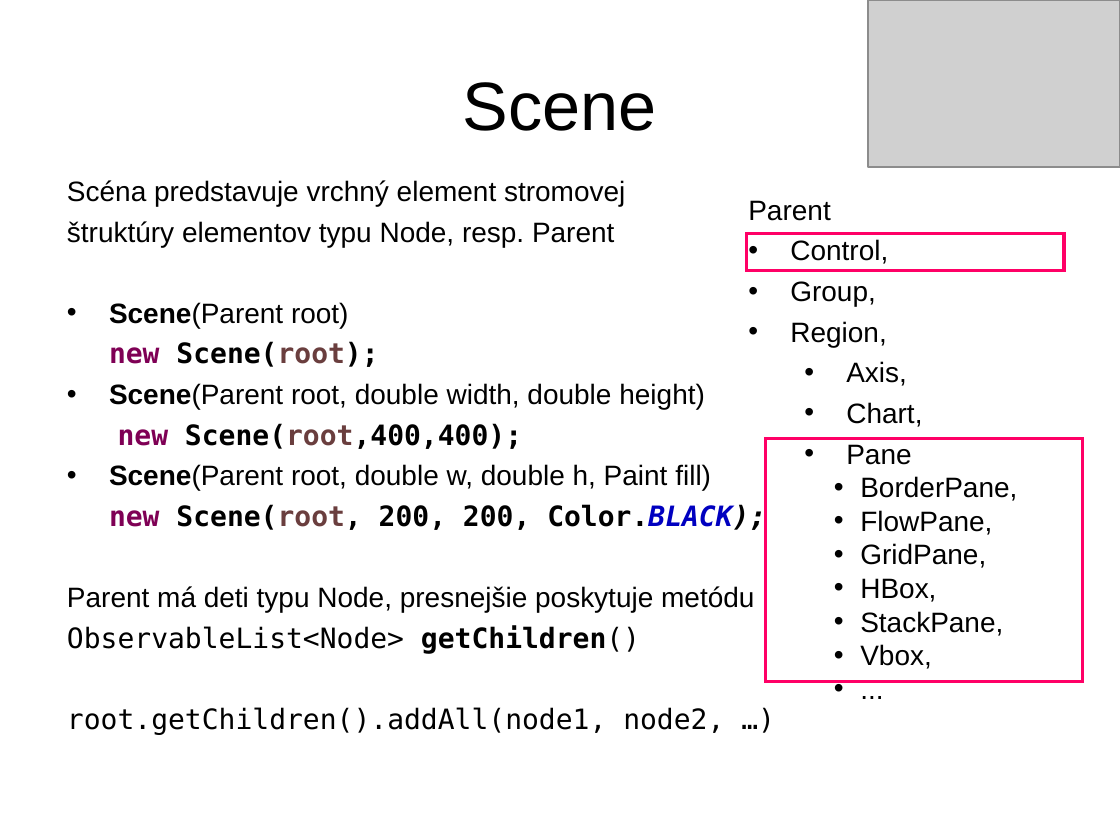
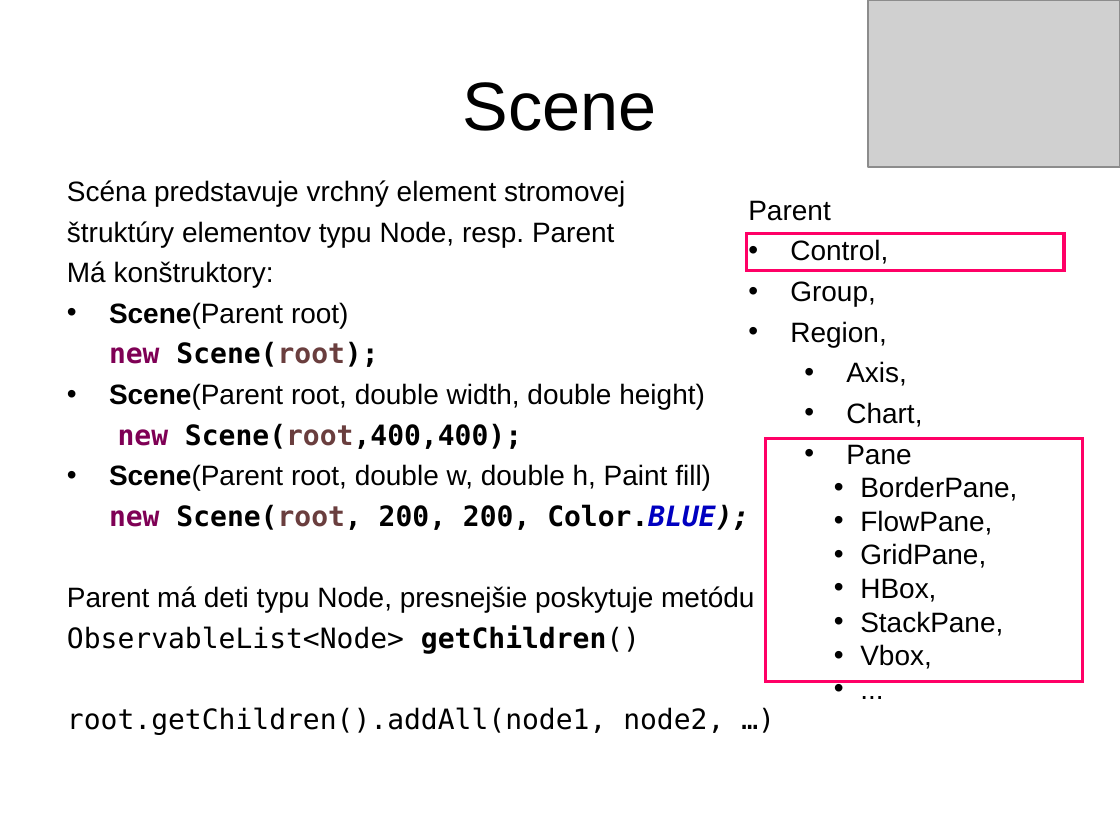
Before and after one commit to Programovanie4/Prednasky, a slide deck: slide 7 of 10/10_java.ppt. Drawn at 1120x840 pixels with LibreOffice and Linux fonts; fonts in the diff are those of the drawing; grey boxes stand for pictures. Boxes give left, top, right and bottom in pixels: in the first picture for what was removed or moved away, otherwise in the second. Text is boxed around its words. In the diff, an @@ line names an element or a change of style, - is before the commit and + after.

```diff
--- a/10/10_java.ppt
+++ b/10/10_java.ppt
@@ text at bbox=[67, 261, 274, 287]: paragraph added @@
+Má konštruktory:
@@ text at bbox=[109, 504, 749, 530]: text changed @@
-new Scene(root, 200, 200, Color.BLACK);
+new Scene(root, 200, 200, Color.BLUE);
```
Also in this commit, not shown: 11 other slides changed, 10 slides added, 2 slides removed, 1 other file.
